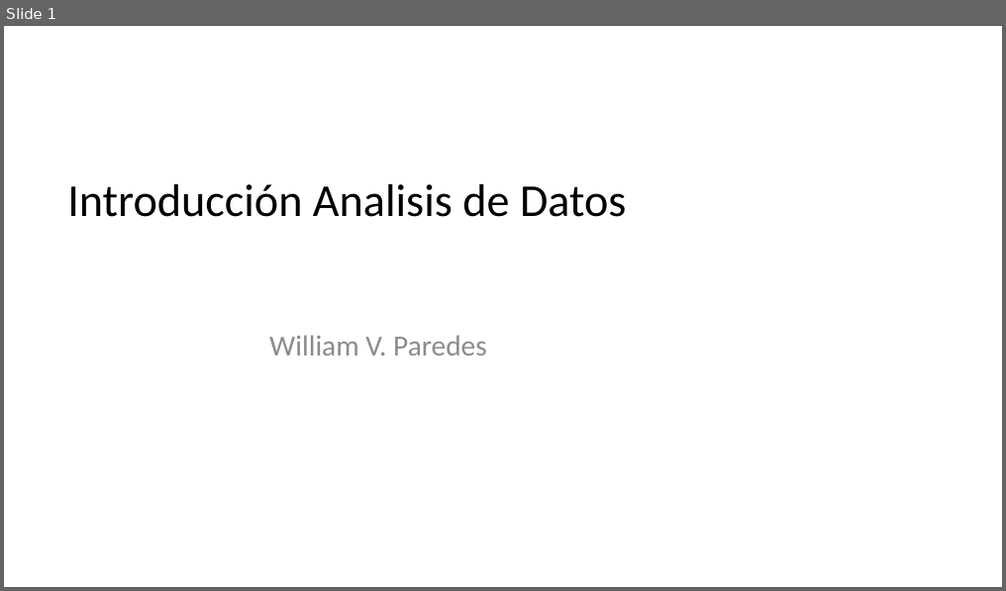
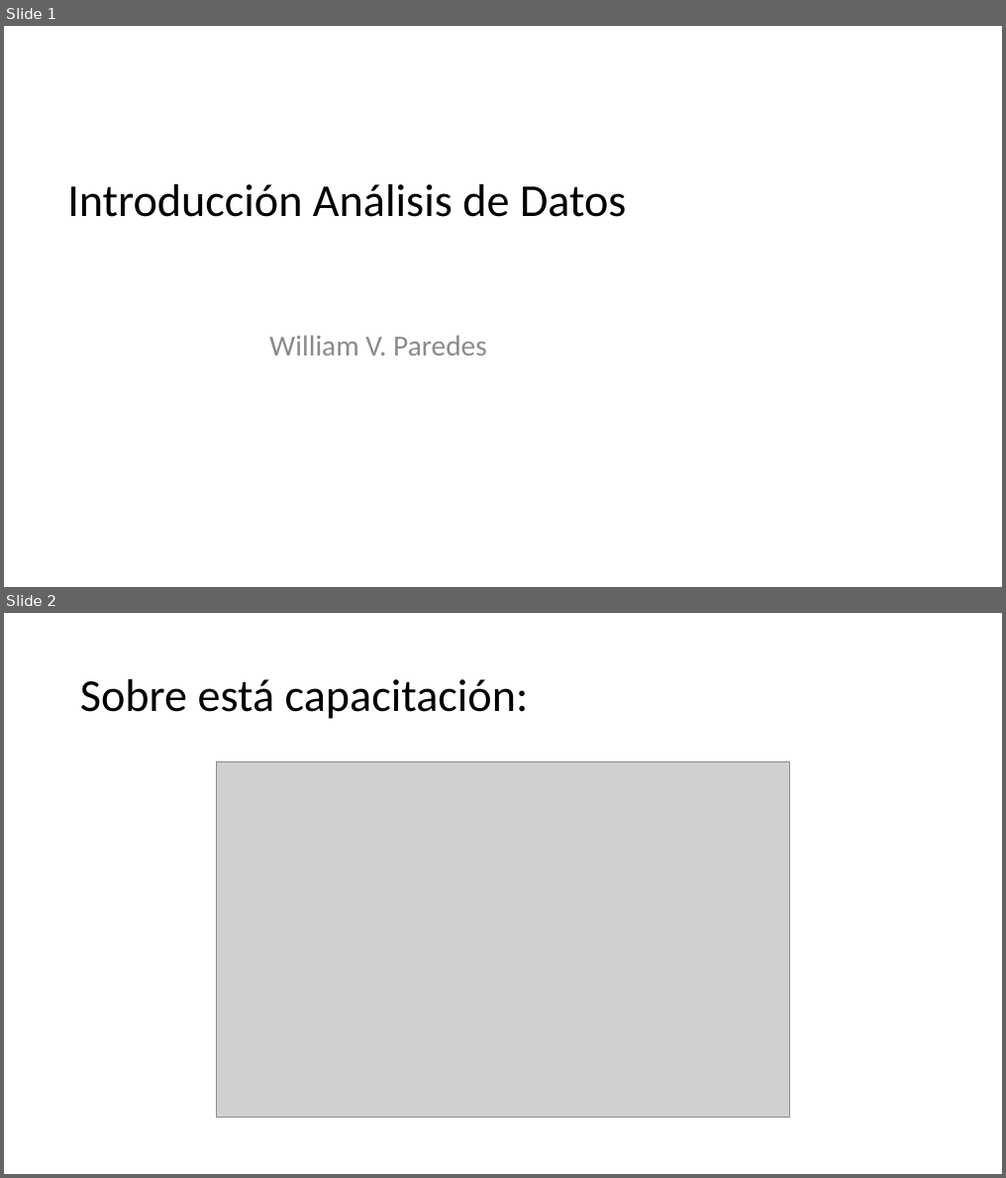
Before and after one commit to wparedesgt/RBasico, a slide deck: presentaciones/S01-New/00_Inicio.pptx. Shown one above the other, each under a label of ours: slide 1 before the commit, slides 1 and 2 after it. The pictures are 1006x591 and 1006x1178 pixels, drawn with LibreOffice and Linux fonts; fonts in the diff are those of the drawing; grey boxes stand for pictures; background and template pictures are left out. Boxes give left, top, right and bottom in pixels: in the first picture for what was removed or moved away, otherwise in the second. Text is boxed around its words. In the diff, an @@ line names an element or a change of style, - is before the commit and + after.

Commit message:
presentación de intro de rbasico

```diff
--- a/presentaciones/S01-New/00_Inicio.pptx
+++ b/presentaciones/S01-New/00_Inicio.pptx
@@ slide 2 added at (4, 613, 1002, 1174), background picture (left out) @@
@@ title added at (80, 679, 529, 719), 44 pt, text #000000 @@
+Sobre está capacitación:
@@ picture added at (216, 761, 790, 1118) @@
@@ slide 1 changed as well @@
@@ title at (67, 184, 627, 217): text changed @@
-Introducción Analisis de Datos
+Introducción Análisis de Datos
```
Also in this commit, not shown: 5 other slides added, 3 slides removed, 4 other files.
